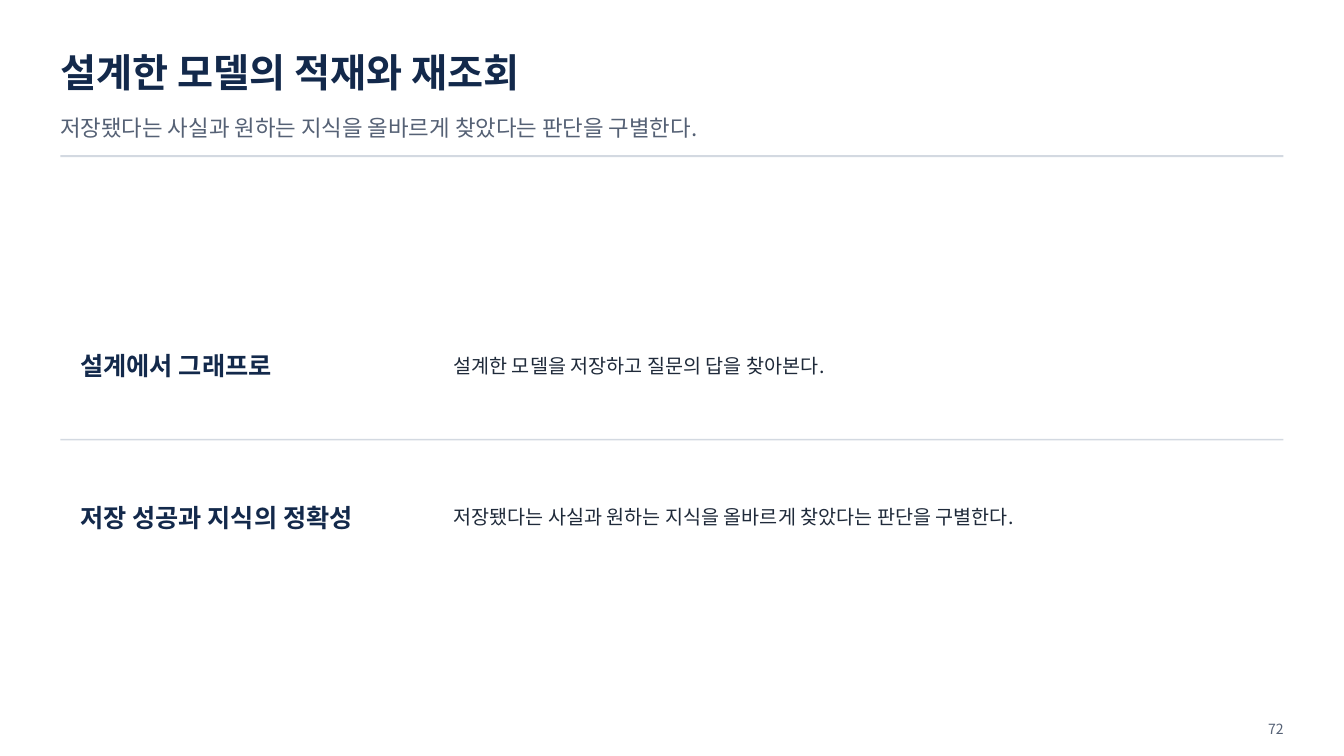
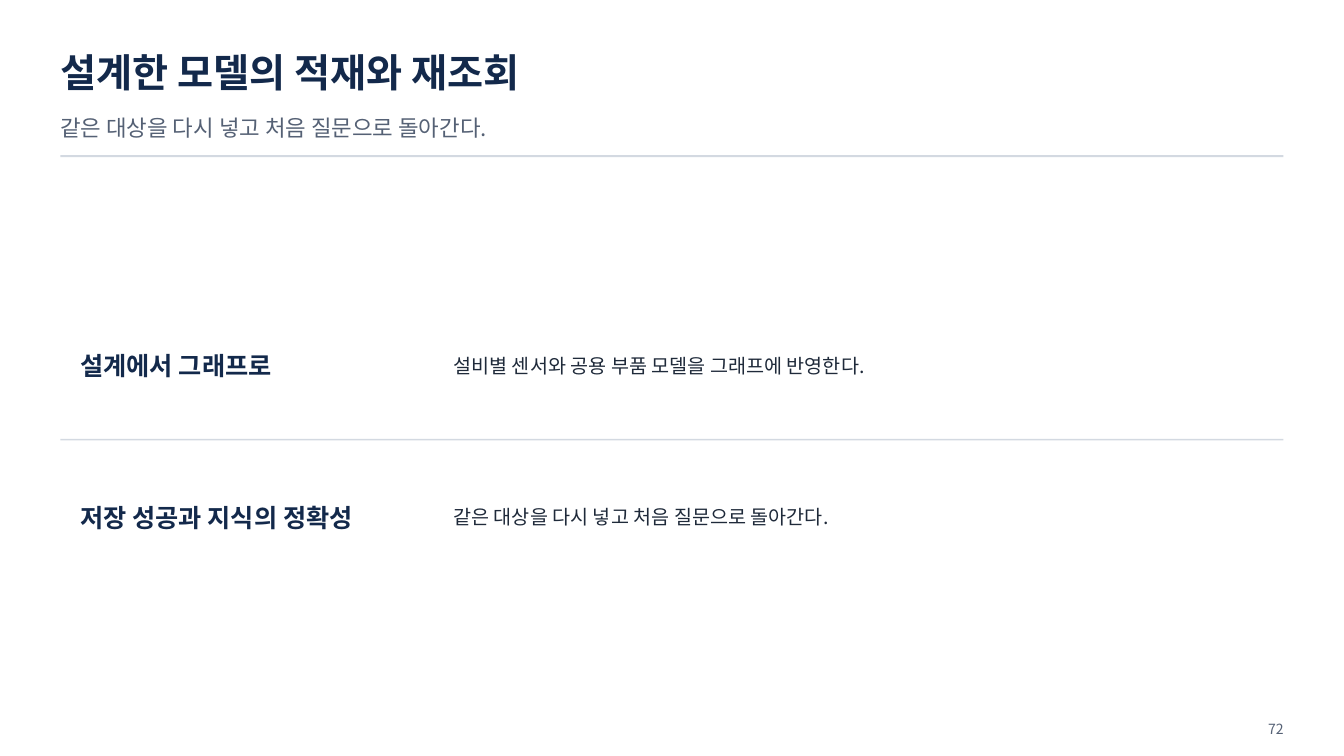
Before and after one commit to uengine-oss/hyd-iot-edu, a slide deck: slide 72 of workspace/강의제작/산출물/통합반/이론/02회차/통합반_02일차.pptx. Drawn at 1344x756 pixels with LibreOffice and Linux fonts; fonts in the diff are those of the drawing. Boxes give left, top, right and bottom in pixels: in the first picture for what was removed or moved away, otherwise in the second. Text is boxed around its words. In the diff, an @@ line names an element or a change of style, - is before the commit and + after.

```diff
--- a/workspace/강의제작/산출물/통합반/이론/02회차/통합반_02일차.pptx
+++ b/workspace/강의제작/산출물/통합반/이론/02회차/통합반_02일차.pptx
@@ text at [60,117,487,138]: text changed @@
-저장됐다는 사실과 원하는 지식을 올바르게 찾았다는 판단을 구별한다.
+같은 대상을 다시 넣고 처음 질문으로 돌아간다.
@@ text at [453,356,865,375]: text changed @@
-설계한 모델을 저장하고 질문의 답을 찾아본다.
+설비별 센서와 공용 부품 모델을 그래프에 반영한다.
@@ text at [453,507,829,526]: text changed @@
-저장됐다는 사실과 원하는 지식을 올바르게 찾았다는 판단을 구별한다.
+같은 대상을 다시 넣고 처음 질문으로 돌아간다.
```
Also in this commit, not shown: 1 other slide changed, 15 other files.
